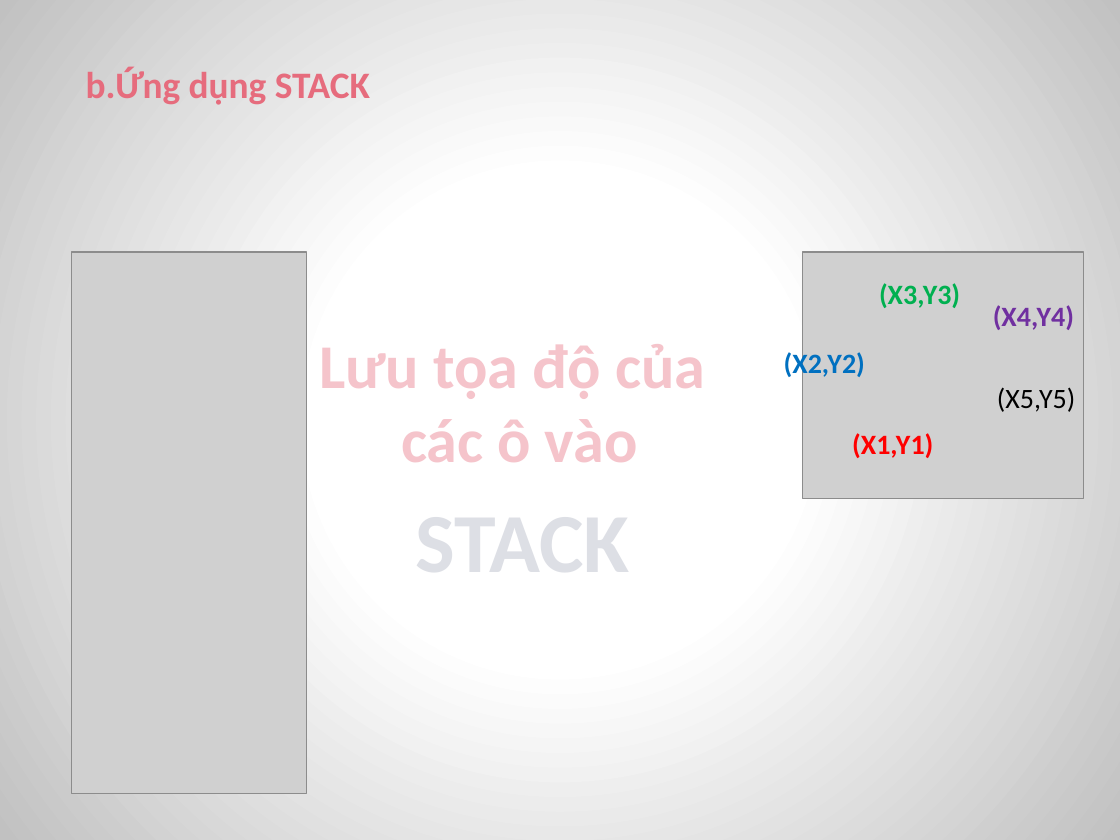
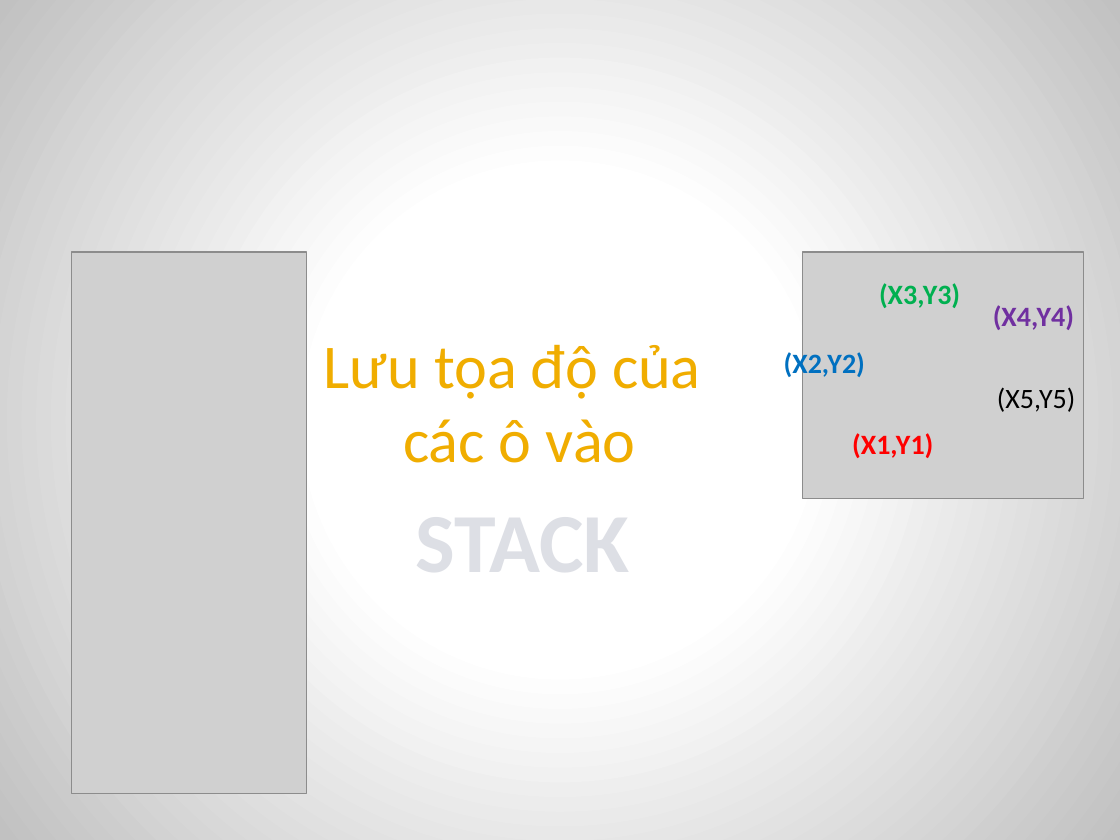
Before and after one commit to MrXiX/CARO-2-NGUOI, a slide deck: slide 16 of doancarohki1819.pptx. Drawn at 1120x840 pixels with LibreOffice and Linux fonts; fonts in the diff are those of the drawing; grey boxes stand for pictures. Boxes give left, top, right and bottom in pixels: in the first picture for what was removed or moved away, otherwise in the second. Text is boxed around its words. In the diff, an @@ line names an element or a change of style, - is before the commit and + after.

```diff
--- a/doancarohki1819.pptx
+++ b/doancarohki1819.pptx
@@ text removed at (86, 67, 370, 105) @@
-b.Ứng dụng STACK
@@ text "Lưu tọa độ của" at (324, 344, 701, 463): text colour pattern #E66C7D on #F5C4CB to #F0AD00, letter outline #901929 1 pt to none, bold off @@
```
Also in this commit, not shown: 6 other slides changed, 7 slides added, 6 slides removed, 2 other files.
